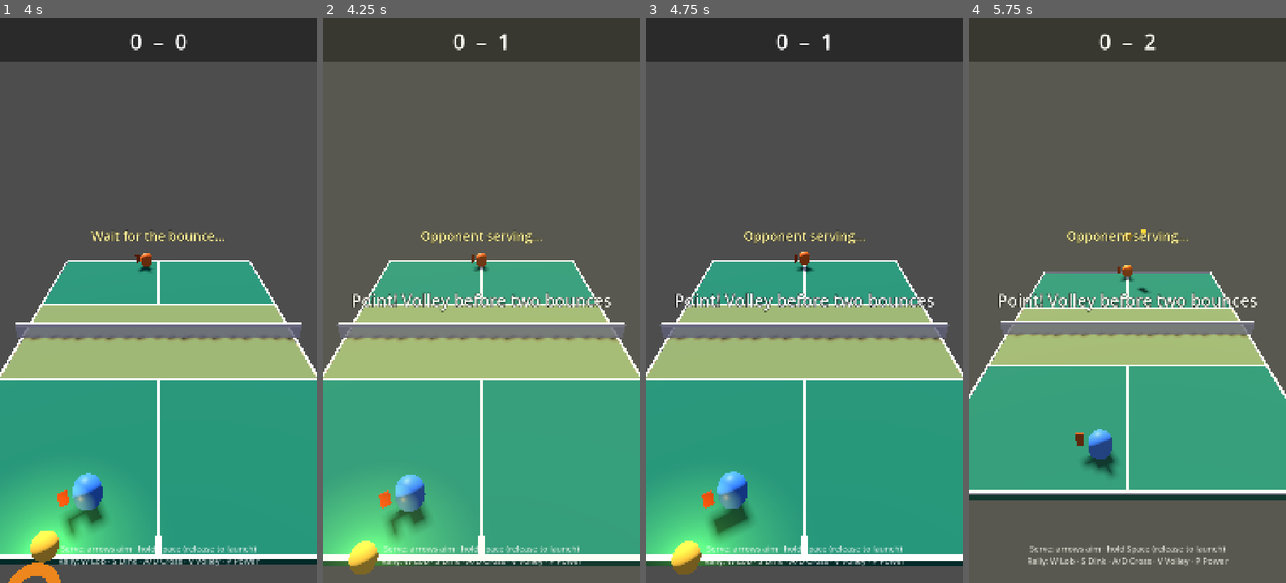
Above: before the commit, frames 1-4 (left to right).
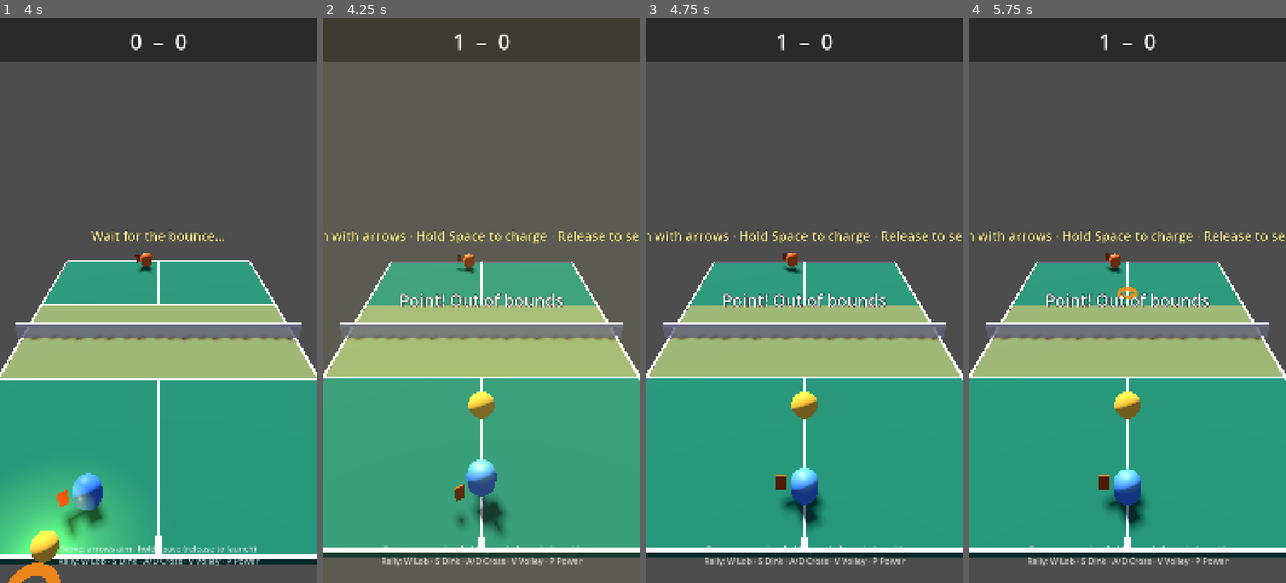
Above: after the commit, the same moments.

Repository: altafhssn/pickleball
Game: Godot game, scene res://scenes/Main.tscn
The game is run twice, just before and just after one commit, with the same random seed, the same clock (stepped at 60 frames per second) and the same inputs.
Inputs (mouse positions are in pixels of both pictures, inside the frame that each line leads up to):
- Up to frame 1 (4 s): click "▶ Quick Match" at 0.5 s; tap Enter at 1.25 s; move the mouse to (228, 272) at 1.27 s; hold Right 1.28-2 s; hold V 1.28-2 s; click (228, 272) at 1.42 s; tap Space at 1.52 s; drag from (95, 328) to (142, 413) at 2.02 s; move the mouse to (190, 176) at 2.77 s; hold Right 2.78-3.5 s; hold V 2.78-3.5 s; drag from (142, 413) to (63, 215) at 3.52 s
- Up to frame 2 (4.25 s): no input
- Up to frame 3 (4.75 s): move the mouse to (899, 385) at 4.27 s; hold Left from 4.28 s (still down); hold V from 4.28 s (still down); tap Space at 4.52 s
- Up to frame 4 (5.75 s): release Left at 5 s; release V at 5 s; drag from (1032, 215) to (1079, 159) at 5.02 s

Frame 1 is identical in both runs. In frame 2, 11% of the frame differs, in the area x 0-100%, y 2-99%; in frame 3, 12%; in frame 4, 22%, in the area x 0-100%, y 2-96%.

Commit message:
[forgiving] Premature swipes don't lose the point anymore
User report: "when opponent is serving, press D or A → glitches,
point goes to opponent, AI loops in pose". Root cause: a swipe
during the two-bounce phase was treated as a volley-before-two-
bounces fault, which gave the AI the point instantly. Every time
the user panic-pressed, AI scored without doing anything — looked
like the AI was stuck in a loop.

Replaced the punitive paths with neutral warnings:
- Two-bounce-phase early swipe → "Wait for the bounce!" message,
  input ignored, rally continues. (Was: lose the point.)
- Same for tap volley and power-shot release during the phase.
- Kitchen-volley violation → "No volleying from the kitchen!"
  message, input ignored. (Was: lose the point.)

The rules are still enforced — you can't actually hit the ball
illegally — they just no longer cost you a point. Pickleball
purists won't love it but the game feels playable instead of
adversarial. We can put the punishments back behind a "strict
mode" toggle later if the user wants tournament rules.

Co-Authored-By: Claude Opus 4.7 <noreply@anthropic.com>

Diff:
--- a/scripts/Main.gd
+++ b/scripts/Main.gd
@@ -571,7 +571,7 @@
 
 	if power_charge > 0.1 and rally_active and ball.position.z < 0 and ball.is_in_play:
 		if _is_two_bounce_violation():
-			_two_bounce_fault(0, "Power shot before two bounces")
+			hud.show_message("Wait for the bounce!")
 			return
 		# Player is at -z, opponent at +z. Shots fly in +z direction.
 		var direction = Vector3(0, 0.1, 1.0).normalized()
@@ -789,7 +789,10 @@
 
 func _handle_player_shot(swipe_dir: String, velocity: Vector2) -> void:
 	if _is_two_bounce_violation():
-		_two_bounce_fault(0, "Volley before two bounces")
+		# Don't fault — just ignore the press so a panic-swipe doesn't
+		# instantly lose the point. The HUD already shows
+		# "Wait for the bounce…" while we're in this phase.
+		hud.show_message("Wait for the bounce!")
 		return
 	var power = clampf(velocity.length() / 400.0, 0.3, 1.0)
 	var shot_type: int
@@ -830,17 +833,13 @@
 	# Tap = volley if ball on player side and in air
 	if rally_active and ball.position.z < 0 and ball.position.y > 0.1 and ball.is_in_play:
 		if _is_two_bounce_violation():
-			_two_bounce_fault(0, "Volley before two bounces")
+			hud.show_message("Wait for the bounce!")
 			return
 		var power = 0.7
 		var direction = Vector3(0, -0.1, 1.0).normalized()
 
 		if match_manager.check_kitchen_violation(player.position, true):
-			EventBus.kitchen_violation.emit(0)
-			if is_doubles:
-				doubles_manager.award_point_from_rally(0, "Kitchen violation")
-			else:
-				match_manager.award_point_from_rally(0, "Kitchen violation")
+			hud.show_message("No volleying from the kitchen!")
 			return
 
 		ball.hit(power, direction, BallRef.ShotType.VOLLEY)
